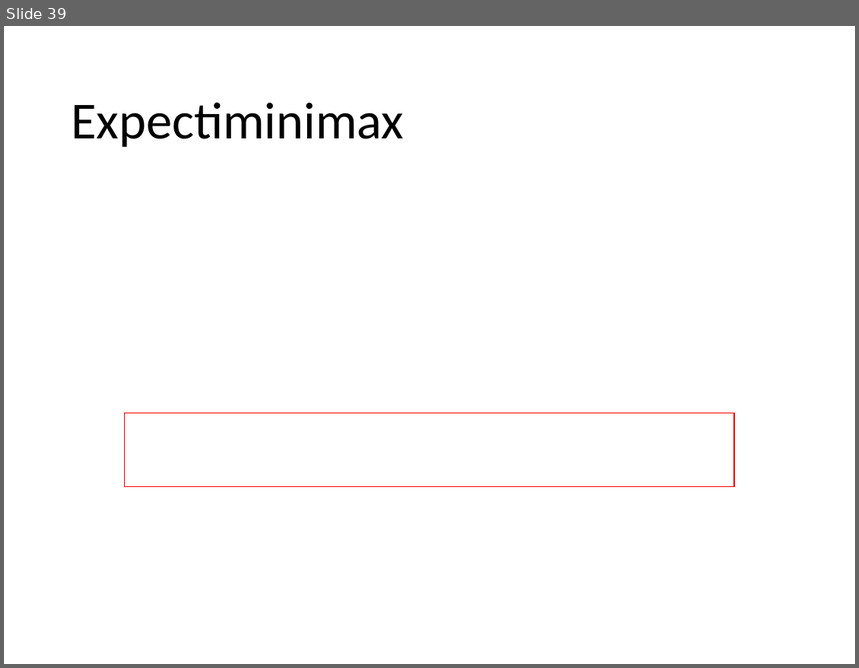
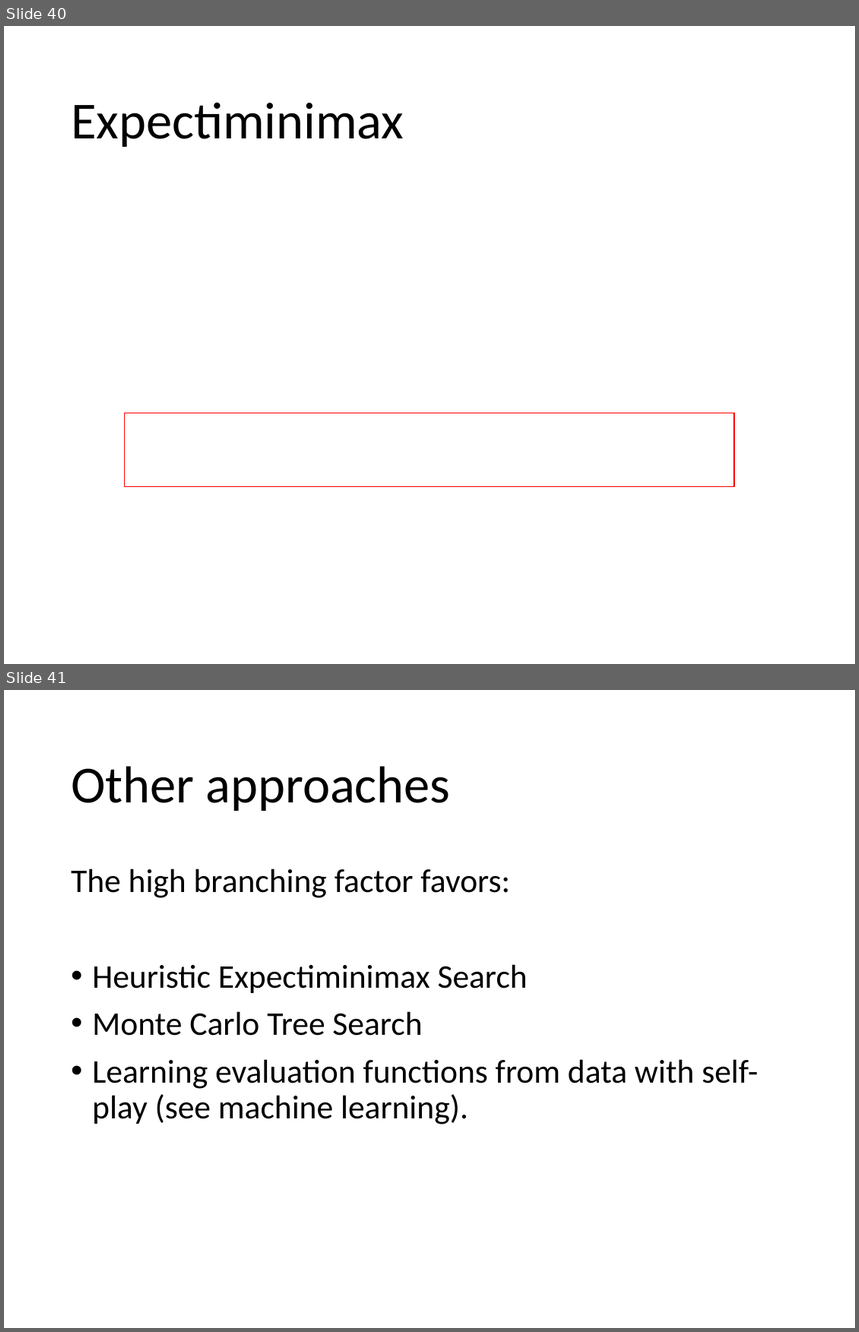
Before and after one commit to mhahsler/CS7320-AI, a slide deck: slides/05_games.pptx. Shown one above the other, each under a label of ours: slide 39 before the commit, slides 40 and 41 after it. The pictures are 859x668 and 859x1332 pixels, drawn with LibreOffice and Linux fonts; fonts in the diff are those of the drawing; grey boxes stand for pictures. Boxes give left, top, right and bottom in pixels: in the first picture for what was removed or moved away, otherwise in the second. Text is boxed around its words. In the diff, an @@ line names an element or a change of style, - is before the commit and + after.

```diff
--- a/slides/05_games.pptx
+++ b/slides/05_games.pptx
@@ slide 41 added at (x1=4, y1=690, x2=855, y2=1328), background #FFFFFF @@
@@ title added at (x1=71, y1=766, x2=451, y2=811), 44 pt, text #000000 @@
+Other approaches
@@ text added at (x1=71, y1=869, x2=758, y2=1125), 28 pt, text #000000 @@
+The high branching factor favors:
+• Heuristic Expectiminimax Search
+• Monte Carlo Tree Search
+• Learning evaluation functions from data with self-play (see machine learning).
@@ what was slide 39 is now slide 40 @@
```
Also in this commit, not shown: 7 slides changed, 1 other slide added, 1 other file.
